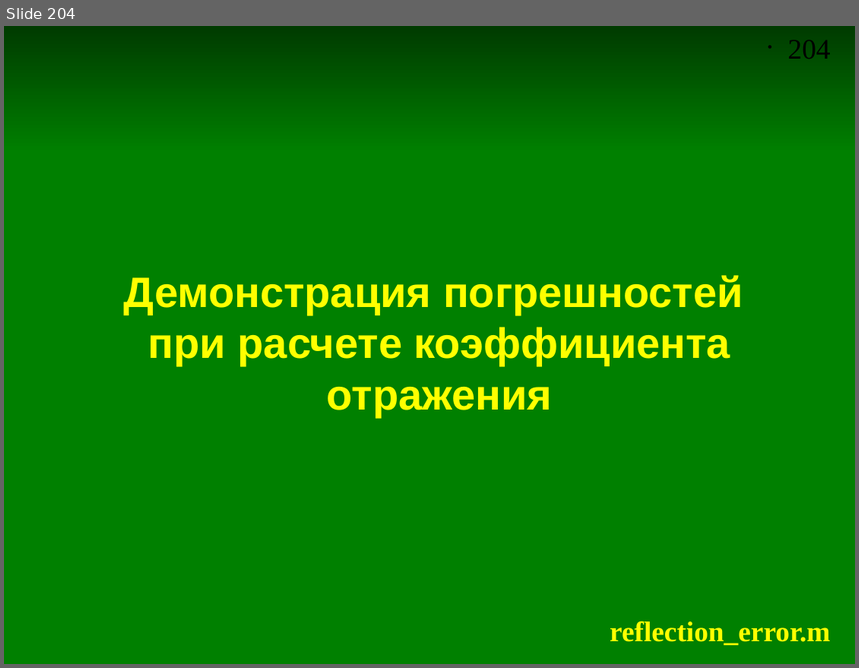
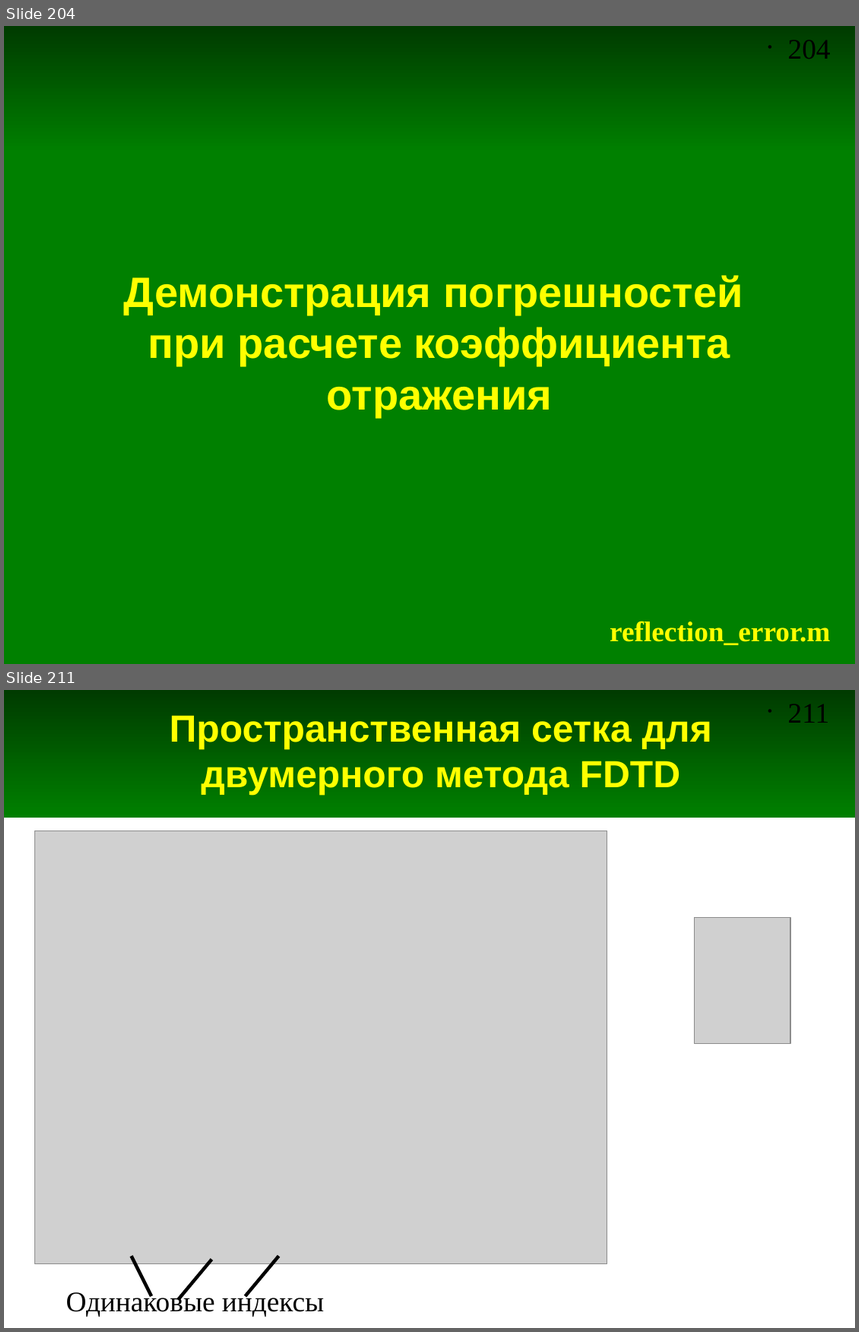
Before and after one commit to andris0147sv/modelling, a slide deck: presentations/2. FDTD.odp. Shown one above the other, each under a label of ours: slide 204 before the commit, slides 204 and 211 after it; the slides between them are not shown. The pictures are 859x668 and 859x1332 pixels, drawn with LibreOffice and Linux fonts; fonts in the diff are those of the drawing; grey boxes stand for pictures. Boxes give left, top, right and bottom in pixels: in the first picture for what was removed or moved away, otherwise in the second. Text is boxed around its words. In the diff, an @@ line names an element or a change of style, - is before the commit and + after.

Commit message:
Добавил слайды про двумерный FDTD

```diff
--- a/presentations/2. FDTD.odp
+++ b/presentations/2. FDTD.odp
@@ slide 211 added at (4,690,855,1328), background #FFFFFF; not listed: 2 template elements that a slide beside it also shows @@
@@ title added at (170,715,712,796), 32 pt, text #FFFF00, bold @@
+Пространственная сетка для двумерного метода FDTD
@@ picture added at (34,831,607,1265) @@
@@ picture added at (694,918,791,1044) @@
@@ line added from (132, 1256) to (151, 1297), #000000 2.83 pt @@
@@ line added from (211, 1259) to (179, 1300), #000000 2.83 pt @@
@@ line added from (279, 1256) to (245, 1297), #000000 2.83 pt @@
@@ text added at (66,1290,324,1318), 24 pt, text #000000 @@
+Одинаковые индексы
```
Also in this commit, not shown: 11 other slides added.
